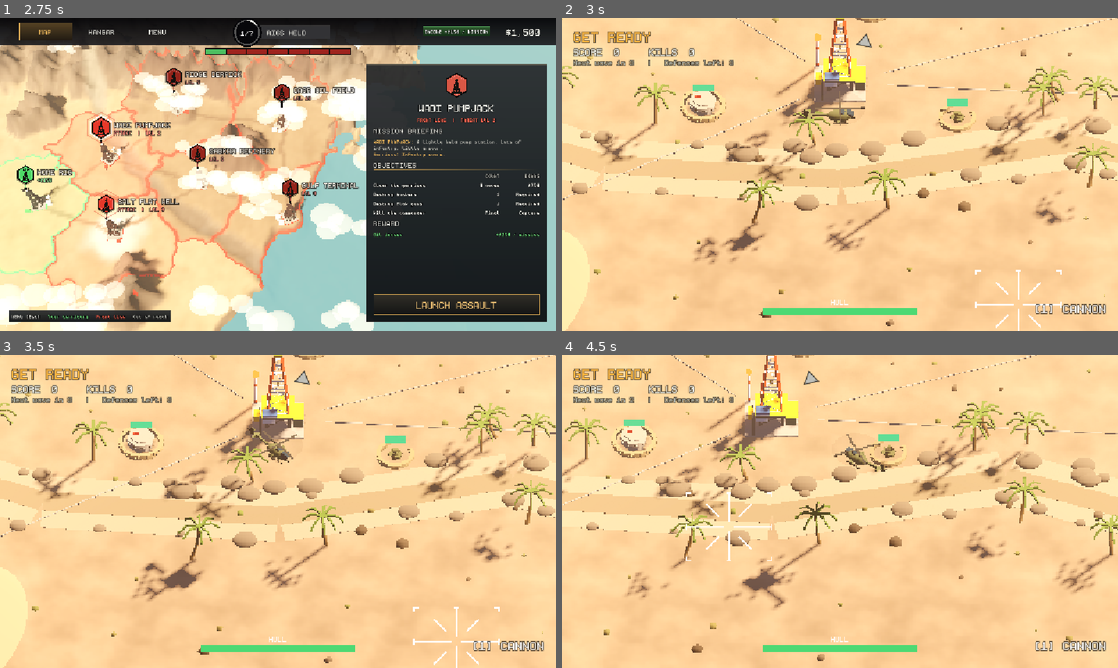
Above: before the commit, frames 1-4 (two rows, left to right).
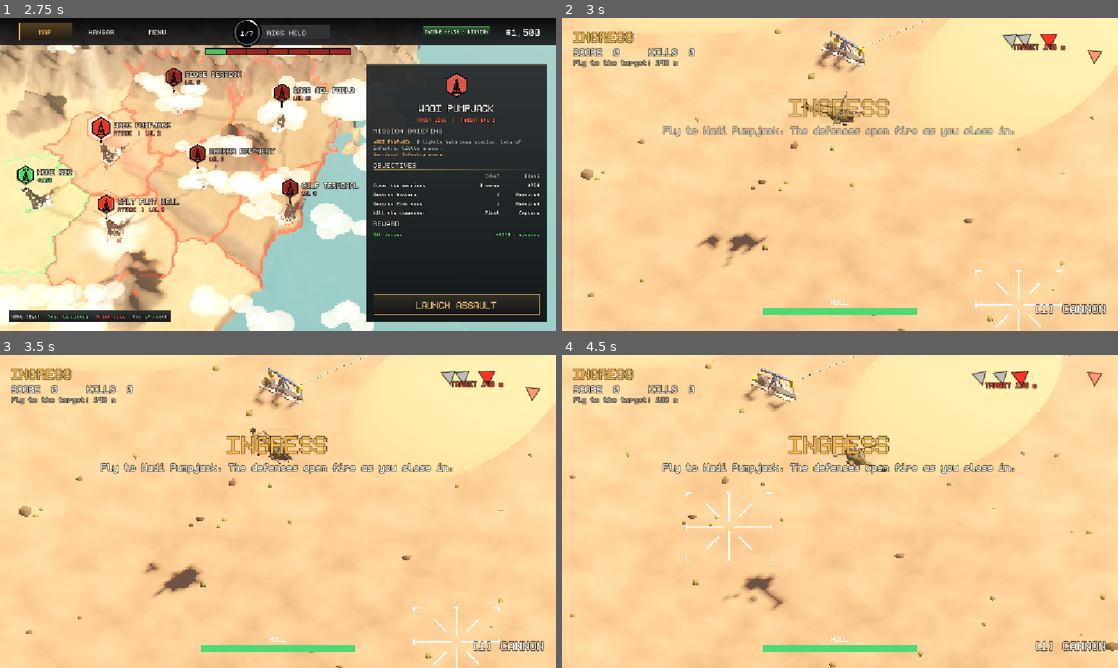
Above: after the commit, the same moments.

Repository: chronicallydev/CAS
Game: Godot game, scene res://scenes/menu/menu.tscn
Two runs of this game, one before a commit and one after it. Both use one fixed random seed, a clock stepped at 60 frames per second and the inputs below.
Inputs (mouse positions are in pixels of both pictures, inside the frame that each line leads up to):
- Up to frame 1 (2.75 s): click "Normal" at 0.5 s; click "Normal" at 1.25 s; click "PLAY" at 2 s
- Up to frame 2 (3 s): click "LAUNCH ASSAULT" at 2.75 s
- Up to frame 3 (3.5 s): no input
- Up to frame 4 (4.5 s): tap Enter at 3.5 s; move the mouse to (962, 495) at 3.52 s; hold D 3.53-4.28 s; tap Q at 3.6 s; click (962, 495) at 3.67 s; move the mouse to (728, 527) at 4.27 s; hold S from 4.28 s (still down); tap 1 at 4.35 s

Frame 1 is identical in both runs. In frame 2, 19% of the frame differs, in the area x 0-100%, y 0-100%; in frame 3, 19%; in frame 4, 20%.

Commit message:
Add mission ingress, off-screen grouped spawns and a soft boundary
- Assaults start 140 m out on the side of the owned rig the attack comes
  from; waves hold until the helicopter makes contact near the target
- Defences lift off from the rig's pad before the first column arrives
- Enemies spawn in groups just off-camera, from the directions of
  enemy-held neighbour rigs; HUD announces where each wave comes from
- TARGET arrow with distance during assaults
- The invisible wall is now a soft area-of-operations edge with a warning
  and push-back

Diff:
--- a/scenes/Camera/top_down_camera.gd
+++ b/scenes/Camera/top_down_camera.gd
@@ -42,6 +42,13 @@
 	return point
 
 
+# Jump straight to the target (e.g. when it's placed far from the start).
+func snap() -> void:
+	if target != null:
+		global_position = ground_point() + offset
+		look_at(global_position - offset)
+
+
 # Point the camera is looking at, on the ground.
 func get_focus() -> Vector3:
 	return global_position - offset
--- a/scenes/Generators/enemy_generator.gd
+++ b/scenes/Generators/enemy_generator.gd
@@ -113,13 +113,22 @@
 # Assaults: the last wave has been cleared (forts may still stand).
 var waves_done: bool = false
 var assault_won: bool = false
-# Spawn-square edges enemies never come from (e.g. the sea side).
-var blocked_edges: Array = []
+# Directions (x = east, y = south) enemies come from, out of enemy
+# territory. Each wave picks one as its main heading.
+var enemy_sides: Array = [Vector2(0, -1), Vector2(1, 0), Vector2(0, 1), Vector2(-1, 0)]
+var wave_side: Vector2 = Vector2(0, -1)
+# Assaults: waves hold off until the helicopter flies within contact_range.
+var awaiting_contact: bool = false
+var contact_range: float = 70.0
+# Spawns stay west of this x (the terminal's sea is to the east).
+var sea_x: float = INF
 
 signal wave_started(wave: int, is_boss: bool)
 signal wave_cleared(wave: int, bonus: int)
 # A fort around an assaulted rig was destroyed; `left` are still standing.
 signal fort_destroyed(left: int)
+# The helicopter reached the assaulted rig; the fight starts.
+signal contact_made
 
 enum WaveState { BREAK, ACTIVE }
 
@@ -171,7 +180,11 @@
 		wave = starting_level
 		Global.wave = wave
 		wave_state = WaveState.BREAK
-		break_left = 3.0
+		wave_side = pick_wave_side()
+		# Assaults wait for the helicopter to arrive; a defence gives a
+		# moment to lift off before the first column turns up.
+		awaiting_contact = target_waves > 0
+		break_left = 8.0 if not Global.mission.is_empty() else 3.0
 		return
 
 	difficulty_time = float(starting_level) * maxf(difficulty_ramp_seconds, 1.0)
@@ -219,9 +232,10 @@
 	tank_min_level = 0
 	aa_min_level = 0
 	target_waves = rig["waves"] if Global.is_assault() else 0
+	enemy_sides = Campaign.enemy_sides(Global.mission["rig"])
 	if rig["biome"] == "terminal":
-		# The gulf is on the right-hand edge.
-		blocked_edges = [3]
+		# The gulf lies to the east.
+		sea_x = 30.0
 
 
 # Waves still to clear before an assault is won.
@@ -273,6 +287,14 @@
 	if waves_done:
 		return
 
+	if awaiting_contact:
+		var heli := get_tree().get_first_node_in_group("player") as Node3D
+		if heli != null and Vector2(heli.global_position.x, heli.global_position.z).length() <= contact_range:
+			awaiting_contact = false
+			break_left = 2.5
+			contact_made.emit()
+		return
+
 	if wave_state == WaveState.BREAK:
 		break_left -= delta
 		if break_left <= 0.0:
@@ -282,15 +304,8 @@
 	wave_spawn_timer -= delta
 
 	if wave_spawn_timer <= 0.0 and not wave_queue.is_empty():
-		for i in get_wave_burst_size():
-			if wave_queue.is_empty() or alive_count() >= wave_max_alive:
-				break
-			var entry = wave_queue.pop_front()
-			if entry is String and entry == "boss":
-				spawn_boss()
-			else:
-				spawn_enemy(entry)
-		wave_spawn_timer = get_wave_spawn_interval()
+		var spawned := spawn_group()
+		wave_spawn_timer = get_wave_spawn_interval() * maxi(spawned, 1)
 
 	if wave_queue.is_empty() and alive_count() == 0:
 		clear_wave()
@@ -326,6 +341,8 @@
 	Global.add_score(bonus)
 	wave_state = WaveState.BREAK
 	break_left = breather_time
+	# The next wave comes from a fresh direction, announced during the break.
+	wave_side = pick_wave_side()
 	wave_cleared.emit(wave, bonus)
 
 	if is_final_wave(wave):
@@ -388,10 +405,6 @@
 	return maxf(interval, maxf(min_spawn_interval, 0.1))
 
 
-func get_wave_burst_size() -> int:
-	return clampi(1 + (wave - 1) / 3, 1, maxi(max_burst_size, 1))
-
-
 func prune_spawned() -> void:
 	for i in range(spawned_nodes.size() - 1, -1, -1):
 		if not is_instance_valid(spawned_nodes[i]):
@@ -412,8 +425,8 @@
 
 
 # A super-sized tank: much tougher, hits harder, worth more points.
-func spawn_boss() -> void:
-	var boss = spawn_enemy(tank_scene)
+func spawn_boss(at: Variant = null) -> void:
+	var boss = spawn_enemy(tank_scene, at)
 	if boss == null:
 		return
 
@@ -542,29 +555,80 @@
 	spawn_enemy(scene)
 
 
-# Spawn one enemy of the given scene on a random edge of the spawn square.
-func spawn_enemy(scene: PackedScene) -> Node3D:
+# --- Where enemies come from ---------------------------------------------
+
+# A wave's main heading: one of the enemy sides, swung a little.
+func pick_wave_side() -> Vector2:
+	var side: Vector2 = enemy_sides[randi() % enemy_sides.size()]
+	return side.rotated(randf_range(-0.35, 0.35))
+
+
+# A group of enemies arriving together from just off-screen. Most groups
+# come along the wave's heading; some flank from another enemy side.
+# Returns how many were spawned.
+func spawn_group() -> int:
+	var number := wave - starting_level if target_waves > 0 else wave
+	var size := clampi(2 + number / 2, 3, 7)
+	var side := wave_side.rotated(randf_range(-0.4, 0.4))
+	if randf() < 0.3:
+		side = pick_wave_side()
+	var origin := offscreen_point(side)
+
+	var spawned := 0
+	for i in size:
+		if wave_queue.is_empty() or alive_count() >= wave_max_alive:
+			break
+		var entry = wave_queue.pop_front()
+		# Spread out a little, mostly across the line of advance.
+		var across := Vector3(-side.y, 0.0, side.x) * randf_range(-7.0, 7.0)
+		var back := Vector3(side.x, 0.0, side.y) * randf_range(0.0, 6.0)
+		var at := origin + across + back
+		if entry is String and entry == "boss":
+			spawn_boss(at)
+		else:
+			spawn_enemy(entry, at)
+		spawned += 1
+	return spawned
+
+
+# A point along `side` from the centre of the view, just past its edge so
+# nothing appears on screen.
+func offscreen_point(side: Vector2) -> Vector3:
+	var camera := get_viewport().get_camera_3d()
+	var rig := get_tree().get_first_node_in_group("game_camera")
+	var focus: Vector3 = rig.get_focus() if rig != null and rig.has_method("get_focus") else Vector3.ZERO
+	focus.y = 0.0
+	var direction := Vector3(side.x, 0.0, side.y).normalized()
+
+	var point := focus + direction * 60.0
+	var distance := 60.0
+	while distance < 220.0:
+		point = focus + direction * distance
+		point.x = minf(point.x, sea_x)
+		if camera == null or not on_screen(camera, point):
+			break
+		distance += 8.0
+	# A few metres more so a whole group clears the edge.
+	point += direction * 10.0
+	point.x = minf(point.x, sea_x)
+	point.y = vertical_offset
+	return point
+
+
+func on_screen(camera: Camera3D, point: Vector3) -> bool:
+	if camera.is_position_behind(point):
+		return false
+	var rect := get_viewport().get_visible_rect().grow(60.0)
+	return rect.has_point(camera.unproject_position(point))
+
+
+# Spawn one enemy of the given scene at `at`, or (without one) off-screen
+# on a random enemy side.
+func spawn_enemy(scene: PackedScene, at: Variant = null) -> Node3D:
 	if scene == null:
 		return null
 
-	# Choose a random position along one of the square's edges.
-	var half_size: float = square_size / 2.0
-	var coordinate: float = randf_range(-half_size, half_size)
-	var edge: int = randi_range(0, 3)
-	while blocked_edges.has(edge) and blocked_edges.size() < 4:
-		edge = randi_range(0, 3)
-
-	var spawn_position: Vector3
-
-	match edge:
-		0: # Top edge
-			spawn_position = Vector3(coordinate, vertical_offset, -half_size)
-		1: # Bottom edge
-			spawn_position = Vector3(coordinate, vertical_offset, half_size)
-		2: # Left edge
-			spawn_position = Vector3(-half_size, vertical_offset, coordinate)
-		3: # Right edge
-			spawn_position = Vector3(half_size, vertical_offset, coordinate)
+	var spawn_position: Vector3 = at if at is Vector3 else offscreen_point(pick_wave_side())
 
 	# Instantiate the enemy.
 	var instance = scene.instantiate()
@@ -579,6 +643,8 @@
 	apply_modifiers(new_node)
 	add_child(new_node)
 	new_node.position = spawn_position
+	# Face the way they're heading from the start.
+	new_node.rotation.y = atan2(spawn_position.x, spawn_position.z)
 
 	spawned_nodes.append(new_node)
 	return new_node
--- a/scenes/map/campaign.gd
+++ b/scenes/map/campaign.gd
@@ -119,3 +119,47 @@
 
 static func profile(id: String) -> Dictionary:
 	return PROFILES[RIGS[id]["profile"]]
+
+
+# --- Mission geography ---------------------------------------------------
+# Directions on the battlefield (x = east, y = south, as on the map) worked
+# out from where rigs sit on the campaign map.
+
+# Map positions are 0-1 on each axis; the map is 1.5 times wider than tall.
+const MAP_ASPECT := Vector2(1.5, 1.0)
+
+
+static func heading(from_id: String, to_id: String) -> Vector2:
+	var delta: Vector2 = (RIGS[to_id]["pos"] - RIGS[from_id]["pos"]) * MAP_ASPECT
+	return delta.normalized() if delta.length() > 0.001 else Vector2.RIGHT
+
+
+# Where the helicopter flies in from: the direction of the owned rig the
+# attack is launched from (the first owned link), as seen from the target.
+static func approach_side(id: String) -> Vector2:
+	for link in RIGS[id]["links"]:
+		if is_owned(link):
+			return heading(id, link)
+	return Vector2(0, 1)
+
+
+# Directions enemy reinforcements come from: toward enemy-held neighbours.
+# An assaulted rig with none is reinforced from the far side.
+static func enemy_sides(id: String) -> Array:
+	var sides: Array = []
+	for link in RIGS[id]["links"]:
+		if not is_owned(link) and link != id:
+			sides.append(heading(id, link))
+	if sides.is_empty():
+		sides.append(-approach_side(id) if not is_owned(id) else Vector2.from_angle(randf() * TAU))
+	if not is_owned(id):
+		# The garrison also fights back from behind the rig.
+		sides.append(-approach_side(id))
+	return sides
+
+
+# "north", "south-east"... for a direction (x = east, y = south).
+static func compass(direction: Vector2) -> String:
+	const NAMES := ["north", "north-east", "east", "south-east", "south", "south-west", "west", "north-west"]
+	var degrees := fposmod(rad_to_deg(atan2(direction.x, -direction.y)), 360.0)
+	return NAMES[int(round(degrees / 45.0)) % 8]
--- a/scenes/player/helicopter.gd
+++ b/scenes/player/helicopter.gd
@@ -13,8 +13,13 @@
 # How quickly the helicopter reaches the requested speed.
 @export var acceleration: float = 5.0
 @export var altitude: float = 16.0
-# The helicopter stays inside this distance from the centre on X and Z.
-@export var bounds: float = 65.0
+# Radius of the area of operations around the rig. Past it a warning
+# shows and the helicopter is pushed back; it can't go more than
+# `bounds_overshoot` further. Campaign missions set their own radius.
+@export var bounds: float = 90.0
+@export var bounds_overshoot: float = 20.0
+# How far out an assault starts, flying in from friendly territory.
+@export var ingress_distance: float = 140.0
 @export var turn_speed: float = 6.0
 @export var max_tilt_degrees: float = 16.0
 # Height of the ground plane used for mouse aiming.
@@ -32,6 +37,10 @@
 var dead: bool = false
 # Kept above zero by AA launchers while they are locking on.
 var lock_warning_timer: float = 0.0
+# Past the edge of the area of operations.
+var out_of_bounds: bool = false
+# 0 -> 1 while lifting off the rig's pad at the start of a defence.
+var takeoff: float = 1.0
 
 var body: Node3D
 var main_rotor: Node3D
@@ -58,6 +67,7 @@
 	build_hud()
 	build_sounds()
 	position.y = altitude
+	place_for_mission()
 
 
 func take_damage(amount: float) -> void:
@@ -99,6 +109,27 @@
 
 	await get_tree().create_timer(restart_delay).timeout
 	Global.game_over("Your helicopter was shot down")
+
+
+# Assaults start far out on the friendly side and fly in; defences lift
+# off from the rig's own pad.
+func place_for_mission() -> void:
+	if Global.mission.is_empty():
+		return
+	var rig: String = Global.mission["rig"]
+	if Global.is_assault():
+		var side: Vector2 = Global.Campaign.approach_side(rig)
+		position = Vector3(side.x, 0.0, side.y) * ingress_distance + Vector3(0, altitude, 0)
+		rotation.y = atan2(side.x, side.y)
+		bounds = ingress_distance + 35.0
+	else:
+		position = Vector3(0, 2.5, 9.0)
+		takeoff = 0.0
+		bounds = 120.0
+
+	var camera_rig := get_tree().get_first_node_in_group("game_camera")
+	if camera_rig != null and camera_rig.has_method("snap"):
+		camera_rig.snap()
 
 
 func get_muzzle_position() -> Vector3:
@@ -152,9 +183,11 @@
 	velocity = velocity.lerp(desired, 1.0 - exp(-acceleration * delta))
 
 	position += velocity * delta
-	position.x = clampf(position.x, -bounds, bounds)
-	position.z = clampf(position.z, -bounds, bounds)
-	position.y = altitude + sin(time * 1.7) * 0.25
+	keep_in_bounds(delta)
+
+	# Lift off the pad, then hold altitude with a gentle bob.
+	takeoff = minf(takeoff + delta / 2.5, 1.0)
+	position.y = lerpf(2.5, altitude, smoothstep(0.0, 1.0, takeoff)) + sin(time * 1.7) * 0.25
 
 	# Turn the nose toward the cursor.
 	var aim: Variant = get_mouse_ground_point()
@@ -170,6 +203,22 @@
 	var tilt := deg_to_rad(max_tilt_degrees)
 	body.rotation.x = lerpf(body.rotation.x, tilt * local_velocity.z / speed, 1.0 - exp(-5.0 * delta))
 	body.rotation.z = lerpf(body.rotation.z, -tilt * local_velocity.x / speed, 1.0 - exp(-5.0 * delta))
+
+
+# Soft edge of the area of operations: push back past it, harder the
+# further out, and never more than bounds_overshoot beyond.
+func keep_in_bounds(delta: float) -> void:
+	var flat := Vector2(position.x, position.z)
+	var over := flat.length() - bounds
+	out_of_bounds = over > 0.0
+	if not out_of_bounds:
+		return
+	var inward := -flat.normalized()
+	velocity += Vector3(inward.x, 0.0, inward.y) * minf(over * 1.5, speed) * 3.0 * delta
+	if over > bounds_overshoot:
+		flat = flat.normalized() * (bounds + bounds_overshoot)
+		position.x = flat.x
+		position.z = flat.y
 
 
 func _process(delta: float) -> void:
@@ -204,6 +253,10 @@
 		warning_label.text = "MISSILE LOCK"
 		warning_label.add_theme_color_override("font_color", Color(1.0, 0.75, 0.2))
 		warning_label.visible = fmod(time, 0.6) < 0.4
+	elif out_of_bounds:
+		warning_label.text = "LEAVING AREA OF OPERATIONS"
+		warning_label.add_theme_color_override("font_color", Color(1.0, 0.85, 0.4))
+		warning_label.visible = fmod(time, 0.8) < 0.55
 	else:
 		warning_label.visible = false
 
--- a/scenes/ui/game_hud.gd
+++ b/scenes/ui/game_hud.gd
@@ -67,11 +67,16 @@
 		generator.wave_started.connect(on_wave_started)
 		generator.wave_cleared.connect(on_wave_cleared)
 		generator.fort_destroyed.connect(on_fort_destroyed)
-
-	# Assaulting an enemy rig: there's no friendly rig to watch.
+		generator.contact_made.connect(on_contact)
+
+	# Assaulting an enemy rig: there's no friendly rig to watch, and the
+	# rig arrow marks the target instead.
 	if Global.is_assault():
 		rig_bar.get_parent().visible = false
-		indicators.home = null
+		indicators.home_is_target = true
+
+	if not Global.mission.is_empty():
+		show_mission_start.call_deferred()
 
 
 func _process(delta: float) -> void:
@@ -87,7 +92,8 @@
 	score_label.text = "SCORE  %s" % format_number(int(shown_score))
 	if gun != null:
 		score_label.text += "     KILLS  %d" % gun.kills
-	wave_label.text = "WAVE %d" % maxi(Global.wave, 1) if Global.wave > 0 else "GET READY"
+	var started: bool = generator == null or Global.wave > generator.starting_level
+	wave_label.text = "WAVE %d" % maxi(Global.wave, 1) if Global.wave > 0 and started else "GET READY"
 	if is_assault():
 		var count: int = Global.wave - generator.starting_level
 		wave_label.text = "WAVE %d / %d" % [count, generator.target_waves] if count > 0 else "GET READY"
@@ -95,9 +101,16 @@
 	if generator == null or not generator.wave_mode:
 		status_label.text = ""
 	elif generator.wave_state == generator.WaveState.BREAK:
-		status_label.text = "Next wave in %d" % ceili(maxf(generator.break_left, 0.0))
+		status_label.text = "Next wave in %d  |  from the %s" % [ceili(maxf(generator.break_left, 0.0)), Global.Campaign.compass(generator.wave_side)]
 	else:
 		status_label.text = "Enemies left: %d" % generator.enemies_left()
+
+	if generator != null and generator.awaiting_contact:
+		wave_label.text = "INGRESS"
+		var heli := get_tree().get_first_node_in_group("player") as Node3D
+		var distance := Vector2(heli.global_position.x, heli.global_position.z).length() if heli != null else 0.0
+		status_label.text = "Fly to the target: %d m" % roundi(distance)
+		return
 
 	if is_assault():
 		var forts: int = generator.forts_left()
@@ -202,16 +215,30 @@
 
 
 func on_wave_started(number: int, is_boss: bool) -> void:
+	var from := "Inbound from the %s" % Global.Campaign.compass(generator.wave_side)
 	if is_assault():
 		var count: int = number - generator.starting_level
 		if generator.is_final_wave(number):
-			show_banner("FINAL WAVE", "The garrison's heavy armour is rolling out", DANGER)
+			show_banner("FINAL WAVE", "Heavy armour inbound from the %s" % Global.Campaign.compass(generator.wave_side), DANGER)
 		else:
-			show_banner("WAVE %d / %d" % [count, generator.target_waves], "%d more after this to take the rig" % (generator.target_waves - count), ACCENT)
+			show_banner("WAVE %d / %d" % [count, generator.target_waves], "%s  |  %d more to take the rig" % [from, generator.target_waves - count], ACCENT)
 	elif is_boss:
-		show_banner("WAVE %d" % number, "BOSS WAVE  -  heavy armour incoming", DANGER)
+		show_banner("WAVE %d" % number, "BOSS WAVE  |  heavy armour inbound from the %s" % Global.Campaign.compass(generator.wave_side), DANGER)
 	else:
-		show_banner("WAVE %d" % number, "", ACCENT)
+		show_banner("WAVE %d" % number, from, ACCENT)
+
+
+# Opening banner: fly in to an assault, or lift off for a defence.
+func show_mission_start() -> void:
+	var rig: Dictionary = Global.Campaign.RIGS[Global.mission["rig"]]
+	if Global.is_assault():
+		show_banner("INGRESS", "Fly to %s. The defences open fire as you close in." % rig["name"], ACCENT)
+	else:
+		show_banner("LIFT OFF", "Enemy column inbound from the %s" % Global.Campaign.compass(generator.wave_side), ACCENT)
+
+
+func on_contact() -> void:
+	show_banner("CONTACT", "Enemy forces moving in from the %s" % Global.Campaign.compass(generator.wave_side), DANGER)
 
 
 func on_wave_cleared(number: int, bonus: int) -> void:
--- a/scenes/ui/offscreen_indicators.gd
+++ b/scenes/ui/offscreen_indicators.gd
@@ -27,6 +27,9 @@
 var home: Node3D
 # Seconds of "under attack" flashing left for the rig arrow.
 var rig_alert: float = 0.0
+# In an assault the rig is the enemy's: a red TARGET arrow with the
+# distance to it.
+var home_is_target: bool = false
 
 var time: float = 0.0
 
@@ -89,14 +92,14 @@
 	if home != null and is_instance_valid(home):
 		var info := project(camera, home.global_position)
 		if not info["on_screen"]:
-			var color := RIG_COLOR
-			var size := 16.0
+			var color := DANGER if home_is_target else RIG_COLOR
+			var size := 18.0 if home_is_target else 16.0
 			if rig_alert > 0.0:
 				var pulse := 0.5 + 0.5 * sin(time * 14.0)
 				color = DANGER.lerp(Color.WHITE, pulse * 0.3)
 				size = 18.0 + 4.0 * pulse
 			var tip := draw_arrow(info["point"], color, size)
-			draw_label("RIG", tip, color)
+			draw_label(target_label() if home_is_target else "RIG", tip, color)
 
 
 # Draws an arrow on the screen edge pointing toward `target`; returns where
@@ -132,6 +135,15 @@
 	return base - direction * 14.0
 
 
+# "TARGET 140 m", measured from the helicopter.
+func target_label() -> String:
+	var heli := get_tree().get_first_node_in_group("player") as Node3D
+	if heli == null:
+		return "TARGET"
+	var offset := heli.global_position - home.global_position
+	return "TARGET %d m" % roundi(Vector2(offset.x, offset.z).length())
+
+
 func draw_label(text: String, at: Vector2, color: Color) -> void:
 	var font := get_theme_default_font()
 	var size := UiStyle.px(16)
